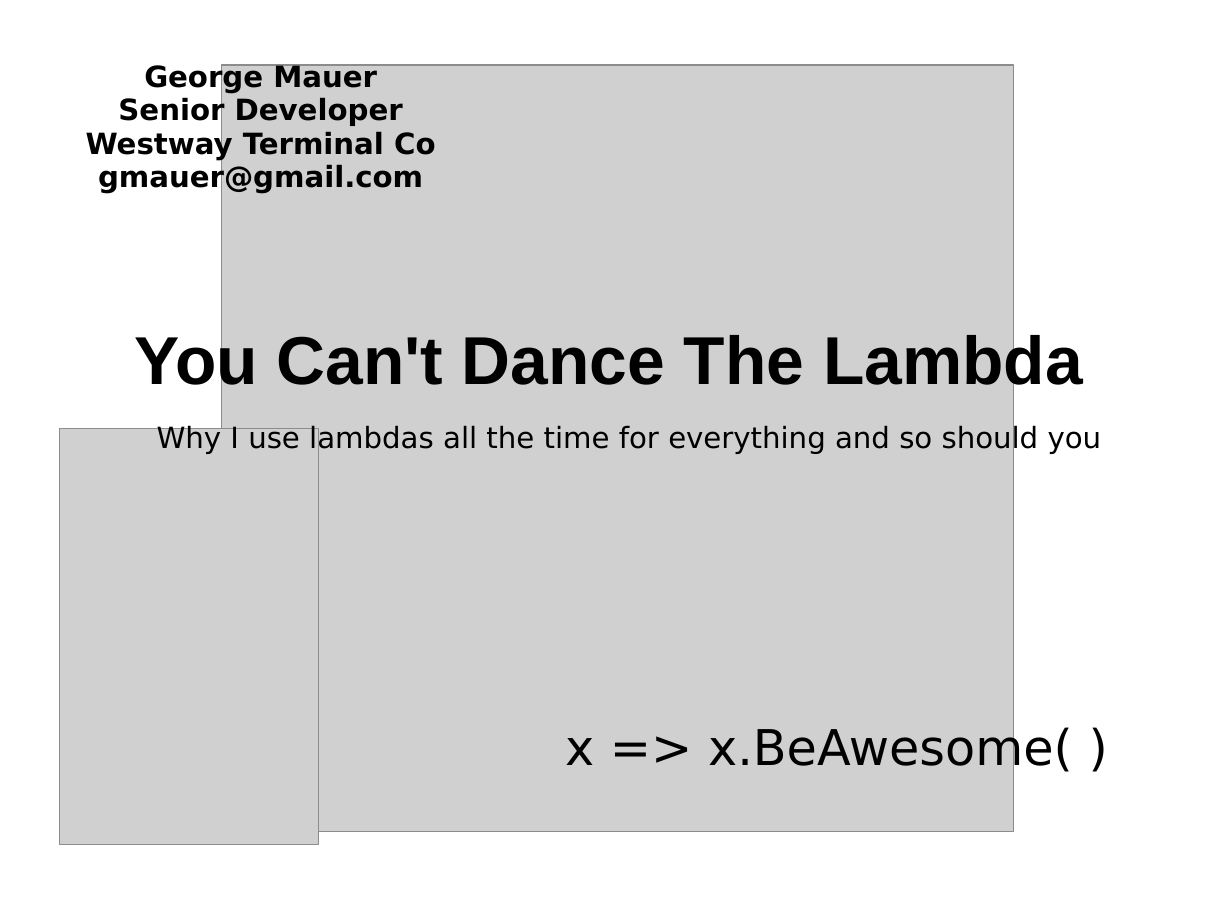
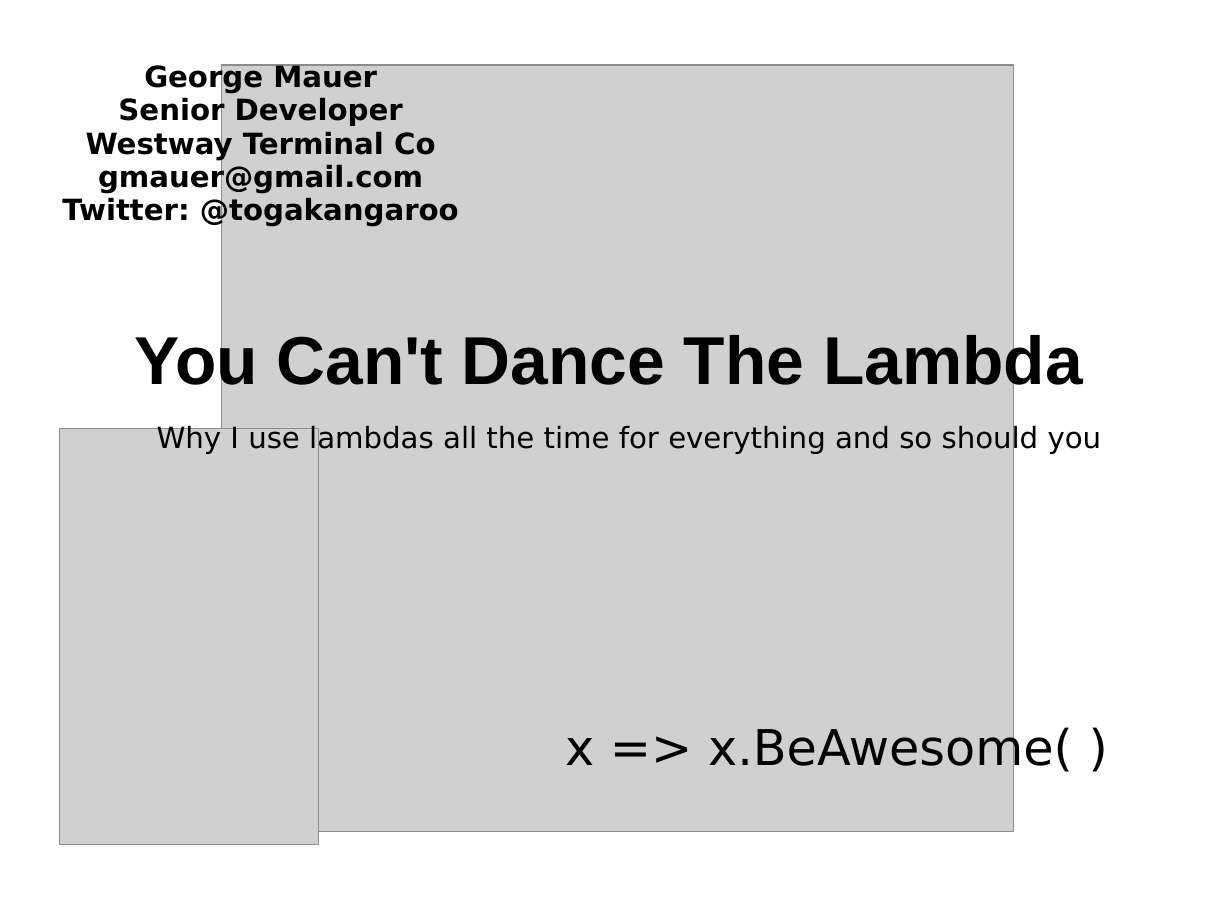
Before and after one commit to hamalawy/gim-projects, a slide deck: slide 1 of presentations/CantDanceTheLambda/docs/Can_t_Dance_the_Lambda.odp. Drawn at 1232x924 pixels with LibreOffice and Linux fonts; fonts in the diff are those of the drawing; grey boxes stand for pictures; background and template pictures are left out. Boxes give left, top, right and bottom in pixels: in the first picture for what was removed or moved away, otherwise in the second. Text is boxed around its words. In the diff, an @@ line names an element or a change of style, - is before the commit and + after.

```diff
--- a/presentations/CantDanceTheLambda/docs/Can_t_Dance_the_Lambda.odp
+++ b/presentations/CantDanceTheLambda/docs/Can_t_Dance_the_Lambda.odp
@@ text at box(62, 197, 459, 227): paragraph added @@
+Twitter: @togakangaroo
```
Also in this commit, not shown: 1 other slide changed.
